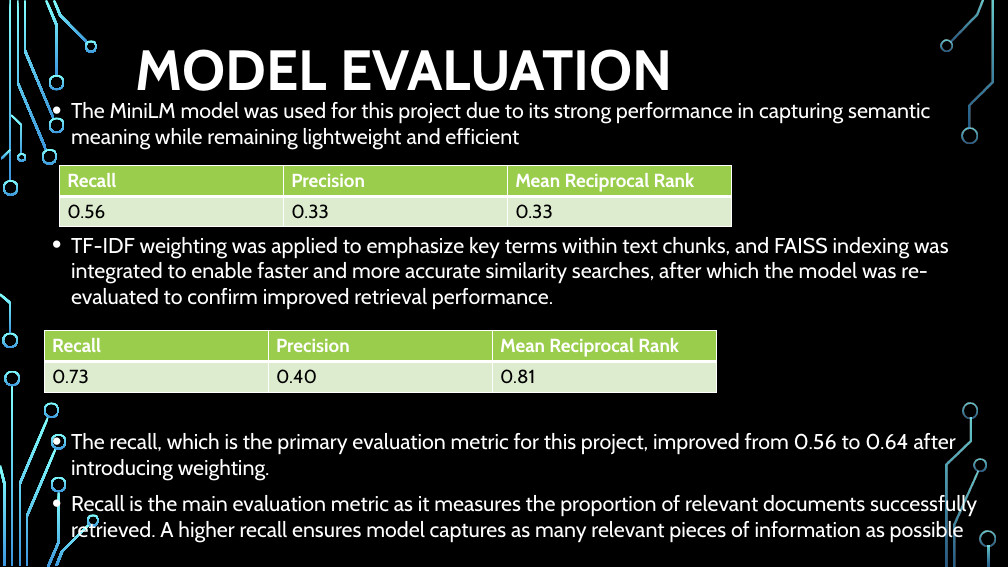
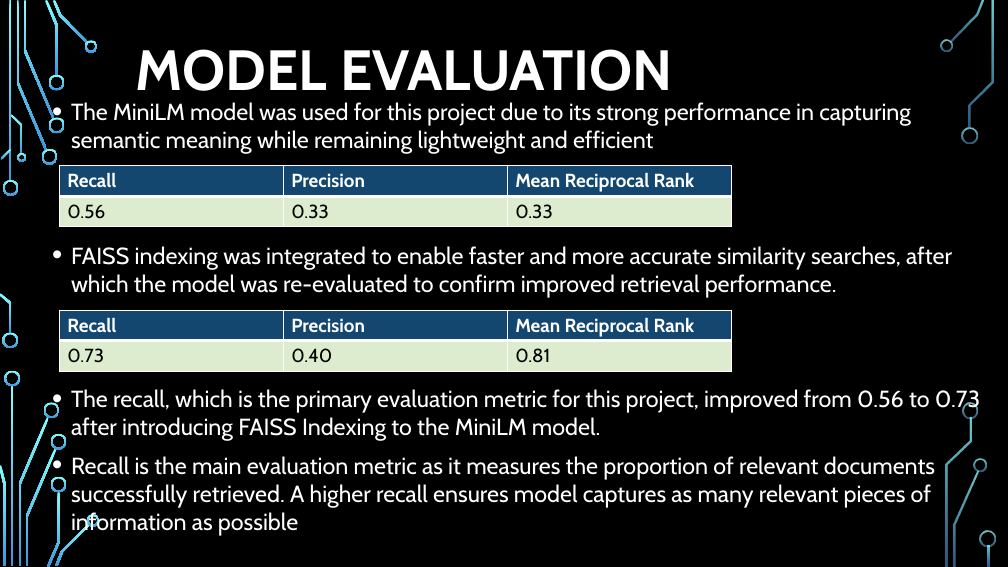
Before and after one commit to jodida01/Group_5_Capstone_Project, a slide deck: slide 13 of Presentation.pptx. Drawn at 1008x567 pixels with LibreOffice and Linux fonts; fonts in the diff are those of the drawing; background and template pictures are left out. Boxes give left, top, right and bottom in pixels: in the first picture for what was removed or moved away, otherwise in the second. Text is boxed around its words. In the diff, an @@ line names an element or a change of style, - is before the commit and + after.

Commit message:
added one more slide on evaluation

```diff
--- a/Presentation.pptx
+++ b/Presentation.pptx
@@ text at [71,102,935,536]: size 20.4 to 22.2 pt in "The MiniLM model was used for this ...", "Recall is the main evaluation metric as ..." @@
@@ table at [60,166,731,227] @@
@@ fill #9ACD4C to #134770 in row 1 @@
@@ text at [71,246,980,441]: text changed; size 20.4 to 22.2 pt @@
-• TF-IDF weighting was applied to emphasize key terms within text chunks, and FAISS indexing was integrated to enable faster and more accurate similarity searches, after which the model was re-evaluated to confirm improved retrieval performance.
-• The recall, which is the primary evaluation metric for this project, improved from 0.56 to 0.64 after introducing weighting.
+• FAISS indexing was integrated to enable faster and more accurate similarity searches, after which the model was re-evaluated to confirm improved retrieval performance.
+• The recall, which is the primary evaluation metric for this project, improved from 0.56 to 0.73 after introducing FAISS Indexing to the MiniLM model.
@@ table at [60,310,731,371] @@
@@ fill #9ACD4C to #134770 in row 1 @@
@@ table: place and size @@
-table at [45,331,716,392]
+table at [60,310,731,371]
```
Also in this commit, not shown: 1 other slide changed, 1 slide added, 2 other files.
